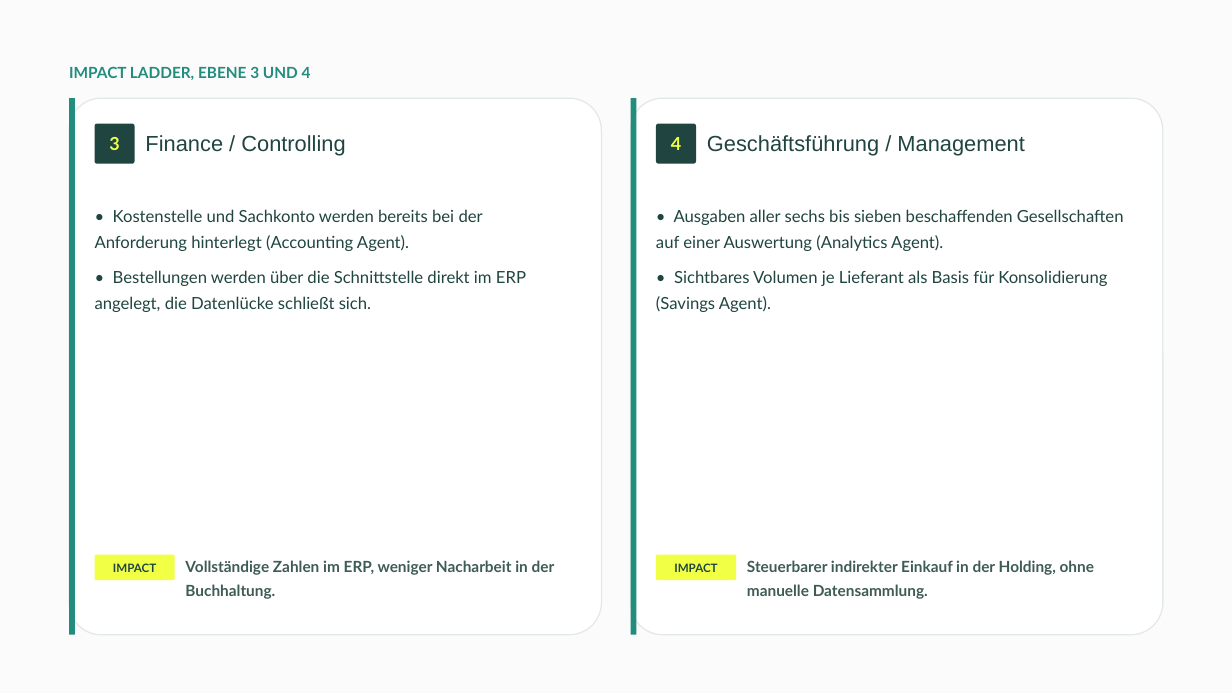
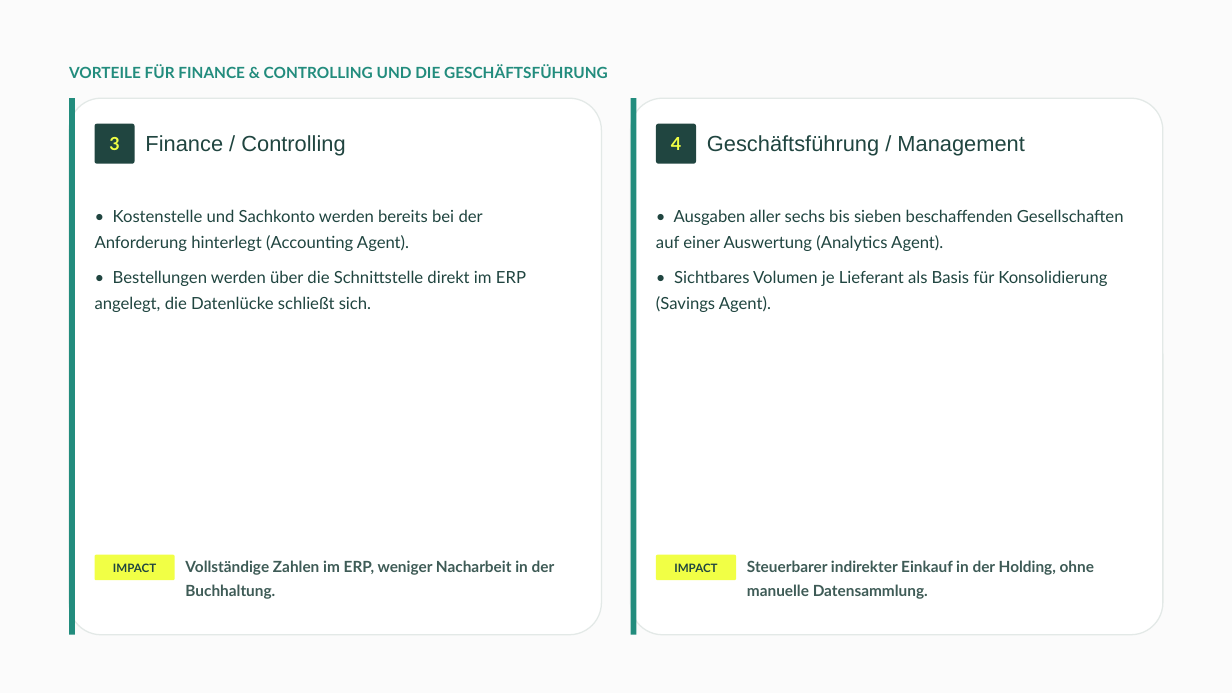
Before and after one commit to moritzhivebuy/new, a slide deck: slide 5 of .claude/skills/impact-ladder-pdf/output/2026-08-24-impact-ladder-techniropa.pptx (slide 4 before the commit). Drawn at 1232x693 pixels with LibreOffice and Linux fonts; fonts in the diff are those of the drawing. Boxes give left, top, right and bottom in pixels: in the first picture for what was removed or moved away, otherwise in the second. Text is boxed around its words. In the diff, an @@ line names an element or a change of style, - is before the commit and + after.

```diff
--- a/.claude/skills/impact-ladder-pdf/output/2026-08-24-impact-ladder-techniropa.pptx
+++ b/.claude/skills/impact-ladder-pdf/output/2026-08-24-impact-ladder-techniropa.pptx
@@ text at <box>69,64,608,78</box>: text changed @@
-IMPACT LADDER, EBENE 3 UND 4
+VORTEILE FÜR FINANCE & CONTROLLING UND DIE GESCHÄFTSFÜHRUNG
```
Also in this commit, not shown: 2 other slides changed, 1 slide added, 4 other files.
